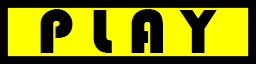
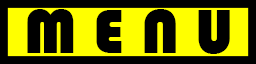
Two versions of the same layered image (256px x 64px). Layer-by-layer changes:
renamed "P L A Y T qQQ" to "M E N U T qQQ", painted on it over [27, 9, 230, 54]
